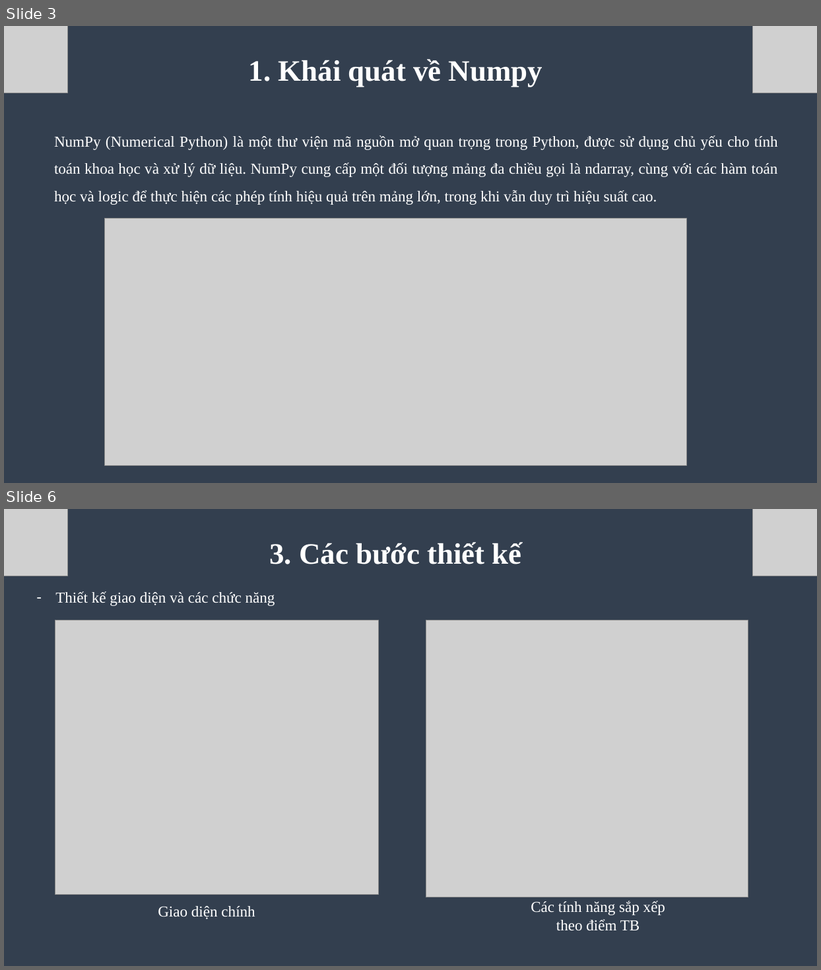
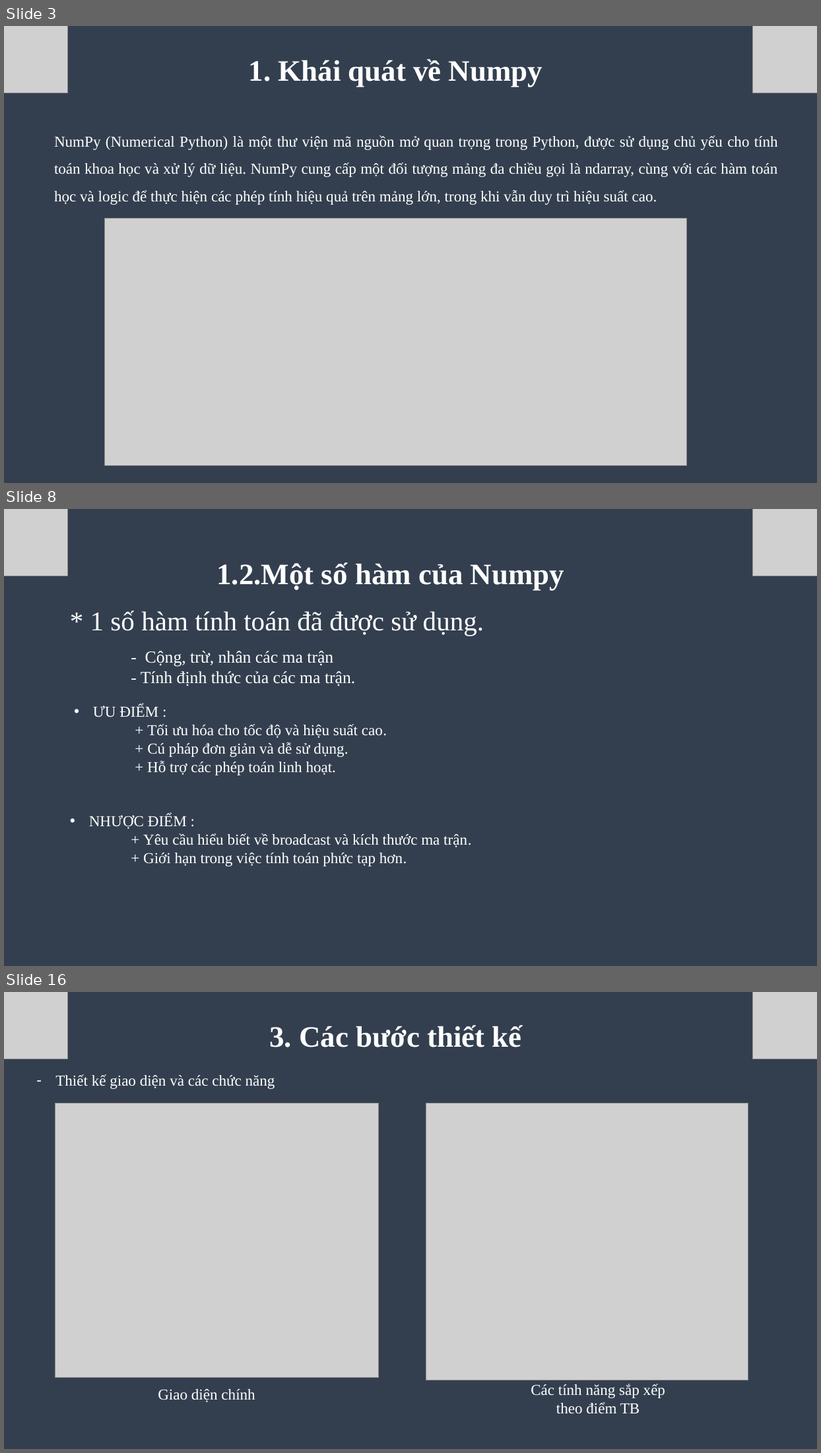
Before and after one commit to Toilaminh03/Numpy_PMMNM, a slide deck: tuan2.pptx. Shown one above the other, each under a label of ours: slides 3 and 6 before the commit, slides 3, 8 and 16 after it; the slides between them are not shown. The pictures are 821x970 and 821x1453 pixels, drawn with LibreOffice and Linux fonts; fonts in the diff are those of the drawing; grey boxes stand for pictures. Boxes give left, top, right and bottom in pixels: in the first picture for what was removed or moved away, otherwise in the second. Text is boxed around its words. In the diff, an @@ line names an element or a change of style, - is before the commit and + after.

Commit message:
Final Numpy

```diff
--- a/tuan2.pptx
+++ b/tuan2.pptx
@@ slide 8 added at (4, 509, 817, 966), background #333F50 @@
@@ picture added at (4, 509, 68, 576) @@
@@ picture added at (753, 509, 817, 576) @@
@@ text added at (217, 562, 564, 591), 35 pt, text #FFFFFF, bold @@
+1.2.Một số hàm của Numpy
@@ text added at (90, 611, 484, 686), 20 pt, text #FFFFFF @@
+* 1 số hàm tính toán đã được sử dụng.
+- Cộng, trừ, nhân các ma trận
+- Tính định thức của các ma trận.
@@ text added at (93, 705, 387, 776), 18 pt, text #FFFFFF @@
+• ƯU ĐIỂM :
++ Tối ưu hóa cho tốc độ và hiệu suất cao.
++ Cú pháp đơn giản và dễ sử dụng.
++ Hỗ trợ các phép toán linh hoạt.
@@ text added at (89, 815, 471, 867), 18 pt, text #FFFFFF @@
+• NHƯỢC ĐIỂM :
++ Yêu cầu hiểu biết về broadcast và kích thước ma trận.
++ Giới hạn trong việc tính toán phức tạp hơn.
@@ what was slide 6 is now slide 16 @@
```
Also in this commit, not shown: 3 slides changed, 9 other slides added.
